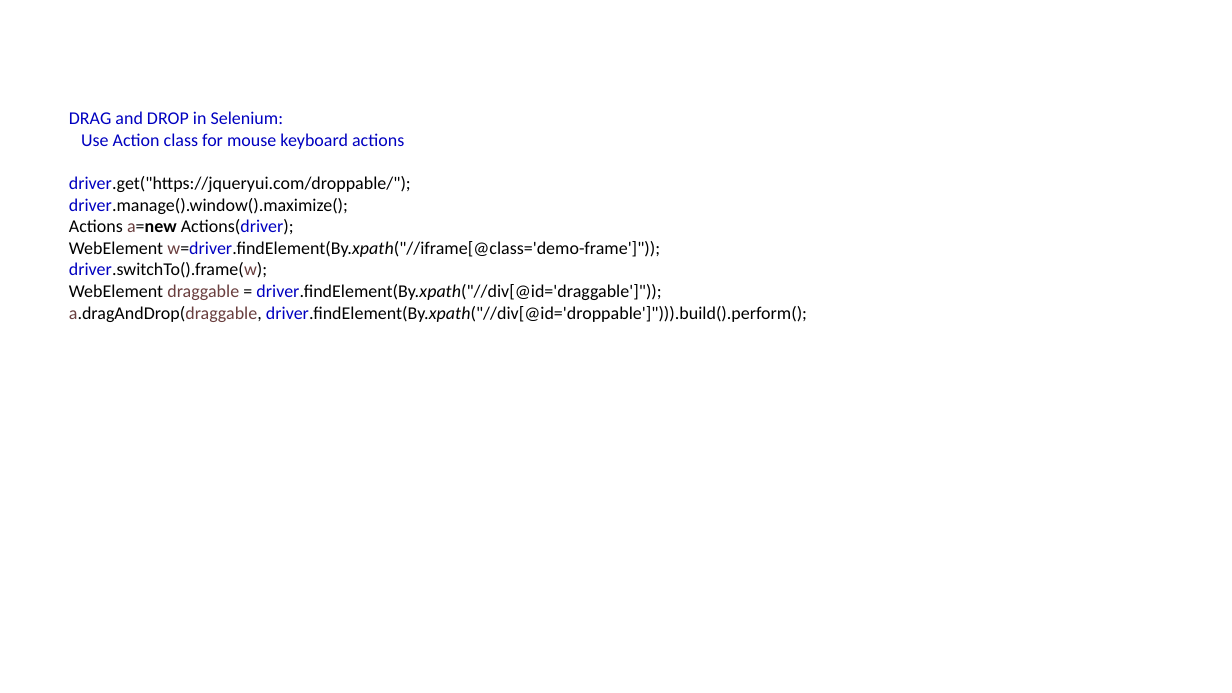
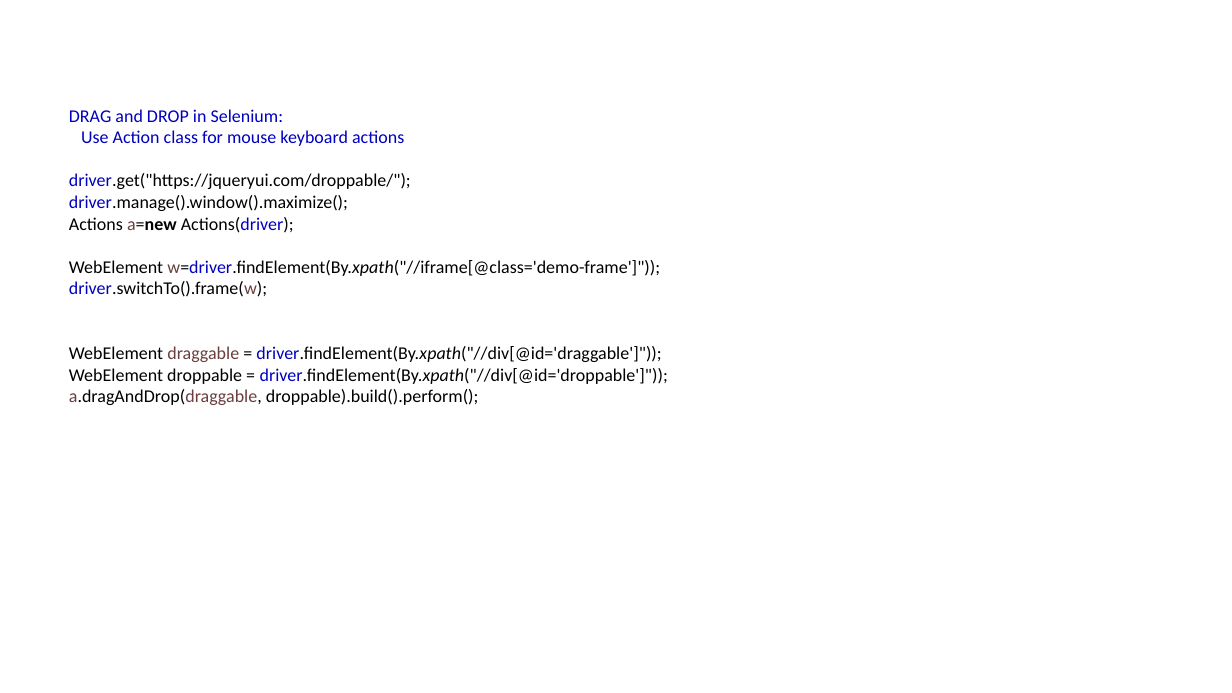
Before and after one commit to SoorajSundar1505/seleniumTraining, a slide deck: slide 56 of Selenium.pptx. Drawn at 1232x693 pixels with LibreOffice and Linux fonts; fonts in the diff are those of the drawing. Boxes give left, top, right and bottom in pixels: in the first picture for what was removed or moved away, otherwise in the second. Text is boxed around its words. In the diff, an @@ line names an element or a change of style, - is before the commit and + after.

```diff
--- a/Selenium.pptx
+++ b/Selenium.pptx
@@ text at [69,368,668,405]: text changed @@
-a.dragAndDrop(draggable, driver.findElement(By.xpath("//div[@id='droppable']"))).build().perform();
+WebElement droppable = driver.findElement(By.xpath("//div[@id='droppable']"));
+a.dragAndDrop(draggable, droppable).build().perform();
```
Also in this commit, not shown: 2 other slides changed, 2 slides added.
